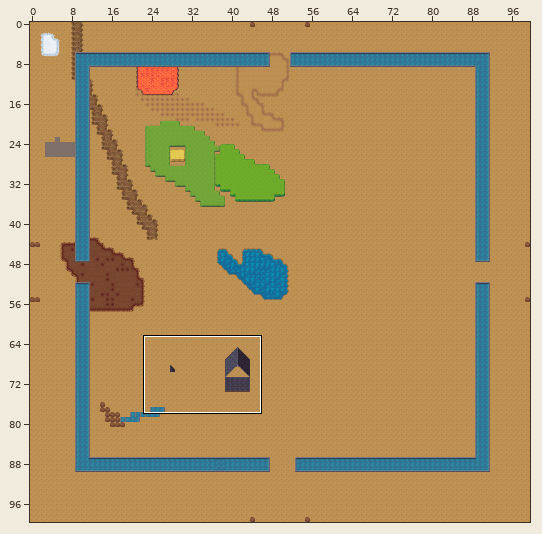
Tiled map, stored at data/maps/city_0x-2.tmx. Above, an overview of the earlier version with the close-up marked.
Close-up. Before the edit:
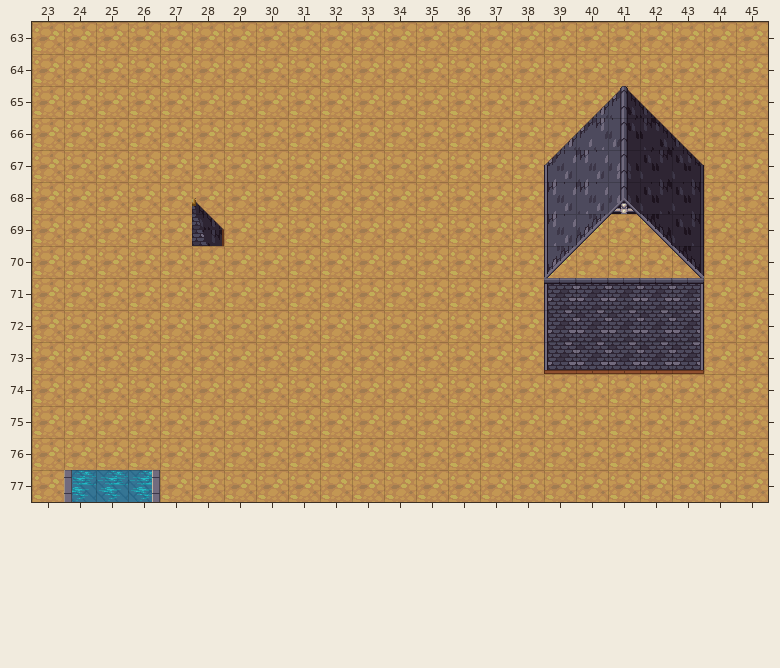
Cells are 32x32 px. Shown: x 23..45, y 63..77. The commit also changed other parts of the map, which this record leaves out.
After:
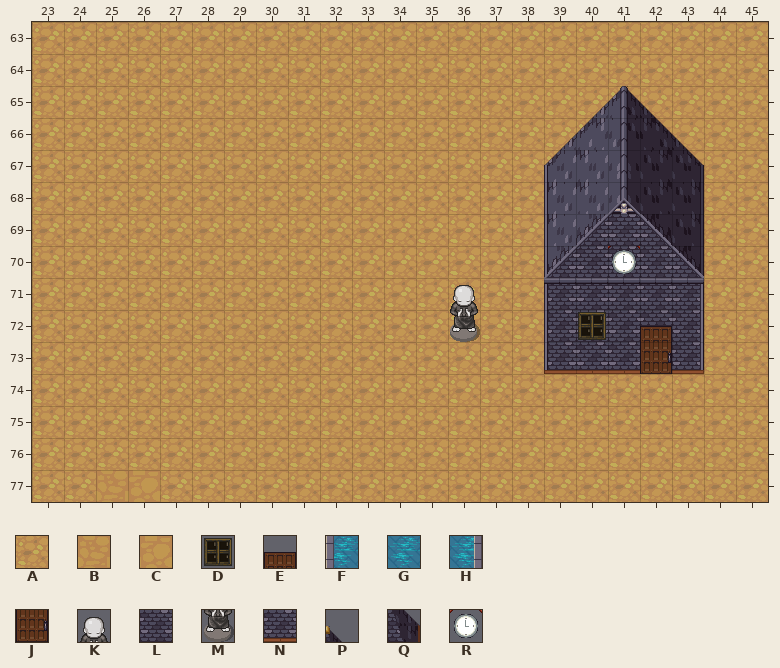
Key: from "Terrain": A 161, B 600, C 601; from "city_outside": D 20, E 22, F 30, G 31, H 32, J 46, K 113, L 121, M 137, N 145, P 159, Q 183, R 299.
_ is an empty cell, # one hidden under a higher layer, . an unchanged one.
Tiles of an added or newly shown layer are drawn over the layers below it.
The commit says: Improvemnts to city handling and support for overlay
Diff:
--- layer "ground_1"
@@ x 39..43 @@
-69 .AAA.
-70 AAAAA
+69 .LLL.
+70 LLLLL
@@ x 25..26 @@
-77 ##
+77 BC
--- layer "blocking"
@@ x 28..41 @@
-68 P.............
-69 Q.............
-70 ............._
+68 _.............
+69 _.............
+70 .............R
@@ x 36..42 @@
-72 _......
-73 ......N
+72 M......
+73 ......J
@@ x 24..26 @@
-77 FGH
+77 ___
--- layer "overlay_1" (added)
@@ x 36..42 @@
-71 _......
-72 ...._._
+71 K......
+72 ....D.E
Where, in picture pixels (left, top, right, bottom), the same in both close-ups:
removed: (192, 198, 224, 246)
changed: (548, 214, 700, 278)
added: (450, 285, 480, 342)
added: (578, 312, 606, 340)
changed: (640, 326, 672, 374)
changed: (64, 470, 160, 502)
